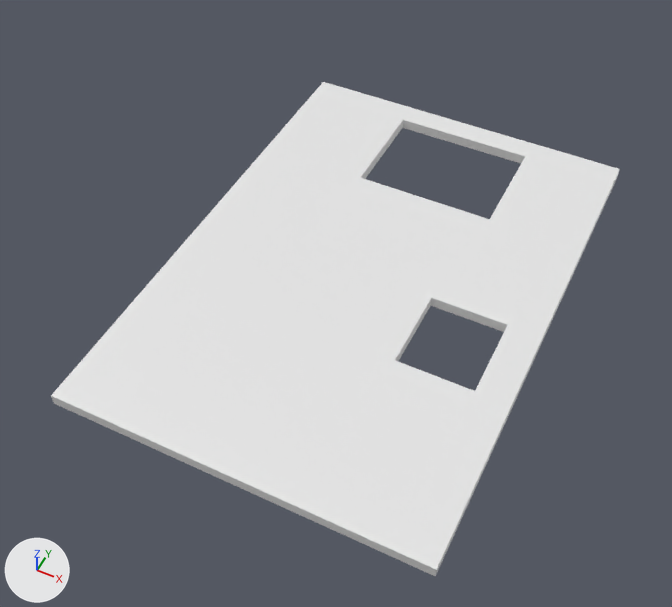
What one commit did to the Blender file case/tiny_finger.blend.
Rendered twice from a camera (50 mm lens) standing at (0.0773, -0.1485, 0.1184) and looking at (0.0304, -0.0548, 0.0013). Every picture has the same lights, and +X, +Y and +Z are marked at lower left.
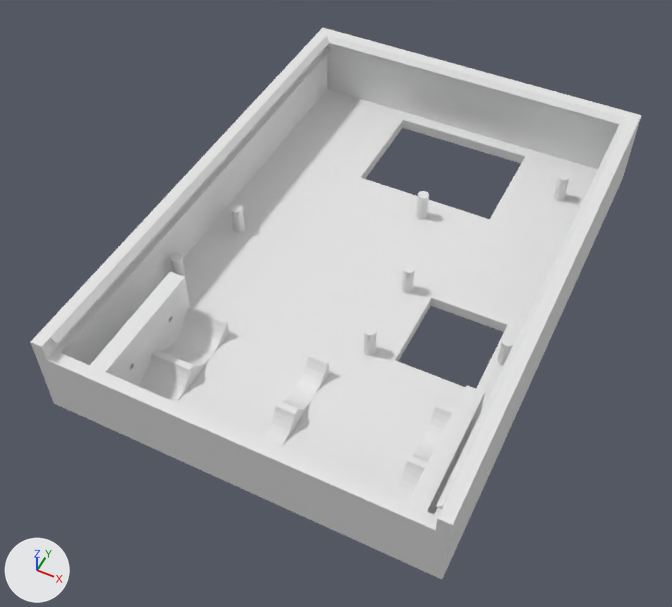
Commit message: Almost complete the case (rc1)

ob_taster is not drawn itself; it is used by a modifier of ob_cube.
ob_leds is not drawn itself; it is used by a modifier of ob_cube.

Changed parts and their boxes (x1, y1, x2, y2) in the pictures (672 x 607 px):
'Cube', reshaped, modifiers changed (7% wider, 12% taller): before (51, 82, 620, 576); after (31, 28, 642, 579)
'batteries', added: after (90, 272, 485, 514)
'Cylinder.005', added: after (363, 325, 377, 355)
'Cylinder.003', added: after (401, 264, 415, 293)
'Cylinder.006', added: after (231, 204, 245, 233)
'Cylinder.008', added: after (497, 336, 515, 366)
'Cylinder.002', added: after (554, 173, 570, 201)
'Cylinder.004', added: after (416, 191, 429, 219)
'Cylinder.007', added: after (170, 253, 185, 277)

The change, as a diff of the scene's bpy script:
```diff
--- a/case/tiny_finger.blend.py
+++ b/case/tiny_finger.blend.py
@@ me_cube_005 @@
 # used by ob_cube; location = (0.0, 0.0, 0.0); rotation_euler = (0.0, 0.0, 3.142), in degrees (0, 0, 180); scale = (3.2, 4.6, 0.1)
-me_cube_005.from_pydata(...)  # 24 vertices, 22 faces; spans x -0.02..0.0, y 0.0..0.02, z 0.0..0.02
+me_cube_005.from_pydata(...)  # 98 vertices, 88 faces; spans x -0.0203..0.0, y 0.0..0.02, z 0.0..0.15
+# me_cube_005 part 1
+# 4 vertices are removed from x -0.02..-0.0194, y 0.0..0.02, z 0.02
+# 16 faces are deleted
+# 6 vertices in x -0.02..-0.0194, y 0.0..0.02, z 0.0..0.02 move by (-0.0003, 0.0, 0.0)
+# 2 vertices move from x -0.02..-0.0194, y 0.0004, z 0.0 to x -0.0145..-0.0064, y 0.0053, z 0.0
+# 36 vertices are added at x -0.0203..-0.0006, y 0.0004..0.0196, z 0.0..0.15
+# 7 new vertices lie (0.0, 0.0, 0.1) away from vertices in x -0.0194..0.0, y 0.0..0.02, z 0.02
+# 8 new vertices lie (0.0, -0.0004, 0.0) away from vertices in x -0.02..0.0, y 0.02, z 0.0..0.12
+# 8 new vertices lie (0.0, 0.0, 0.03) away from vertices in x -0.0197..0.0, y 0.0..0.02, z 0.12
+# 8 new vertices lie (-0.0006, 0.0, 0.0) away from vertices in x -0.0197..0.0, y 0.0..0.02, z 0.02..0.15
+# 6 new vertices lie (0.0, 0.0004, 0.0) away from vertices in x -0.0203..-0.0194, y 0.0, z 0.0..0.15
+# 5 new vertices lie (0.0, 0.0, 0.02) away from vertices in x -0.0203..-0.0006, y 0.0004..0.0196, z 0.0..0.12
+# 82 new faces join them
@@ ob_cube @@
 ob_cube.scale = (3.2, 4.6, 0.1)
-_m = ob_cube.modifiers.new('Boolean', 'BOOLEAN')
-_m.object = ob_leds
-_m.solver = 'FLOAT'
-_m = ob_cube.modifiers.new('Boolean.001', 'BOOLEAN')
-_m.object = ob_taster
-_m.solver = 'FLOAT'
@@ ob_taster @@
-ob_taster = bpy.data.objects.new('Taster', me_cube_007)
@@ ob_leds @@
-ob_leds = bpy.data.objects.new('LEDs', me_cube_006)
@@ ob_batteries @@
+ob_batteries = bpy.data.objects.new('batteries', me_cube)  # 508 vertices, 262 faces; spans x 0.0..0.0213, y 0.0..0.021, z 0.0..0.04
+ob_batteries.location = (0.0083, -0.09, 0.002)
+ob_batteries.scale = (2.48, 1.0, 0.25)
@@ ob_cylinder_002 @@
+ob_cylinder_002 = bpy.data.objects.new('Cylinder.002', me_cylinder_001)  # a 32-sided cylinder along z spanning x -0.001..0.001, y -0.001..0.001, z 0.0..0.005
+ob_cylinder_002.location = (0.056, -0.013, 0.002)
@@ ob_cylinder_004 @@
+ob_cylinder_004 = bpy.data.objects.new('Cylinder.004', me_cylinder_001)  # a 32-sided cylinder along z spanning x -0.001..0.001, y -0.001..0.001, z 0.0..0.005
+ob_cylinder_004.location = (0.035, -0.029, 0.002)
@@ ob_cylinder_003 @@
+ob_cylinder_003 = bpy.data.objects.new('Cylinder.003', me_cylinder_001)  # a 32-sided cylinder along z spanning x -0.001..0.001, y -0.001..0.001, z 0.0..0.005
+ob_cylinder_003.location = (0.04, -0.047, 0.002)
@@ ob_cylinder_005 @@
+ob_cylinder_005 = bpy.data.objects.new('Cylinder.005', me_cylinder_001)  # a 32-sided cylinder along z spanning x -0.001..0.001, y -0.001..0.001, z 0.0..0.005
+ob_cylinder_005.location = (0.04, -0.062, 0.002)
@@ ob_cylinder_006 @@
+ob_cylinder_006 = bpy.data.objects.new('Cylinder.006', me_cylinder_001)  # a 32-sided cylinder along z spanning x -0.001..0.001, y -0.001..0.001, z 0.0..0.005
+ob_cylinder_006.location = (0.007, -0.047, 0.002)
@@ ob_cylinder_007 @@
+ob_cylinder_007 = bpy.data.objects.new('Cylinder.007', me_cylinder_001)  # a 32-sided cylinder along z spanning x -0.001..0.001, y -0.001..0.001, z 0.0..0.005
+ob_cylinder_007.location = (0.004, -0.062, 0.002)
@@ ob_cylinder_008 @@
+ob_cylinder_008 = bpy.data.objects.new('Cylinder.008', me_cylinder_001)  # a 32-sided cylinder along z spanning x -0.001..0.001, y -0.001..0.001, z 0.0..0.005
+ob_cylinder_008.location = (0.06, -0.0545, 0.002)
```
